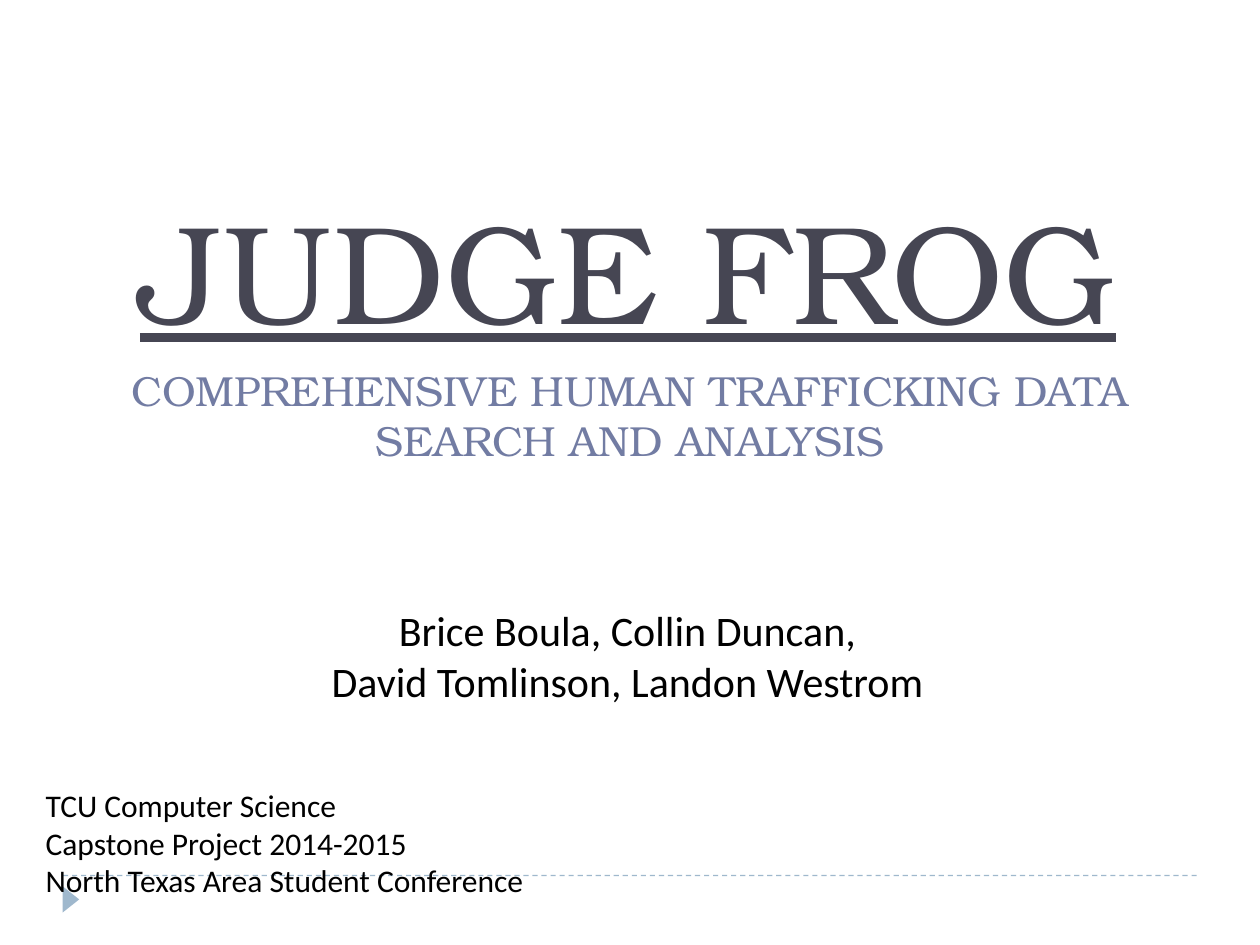
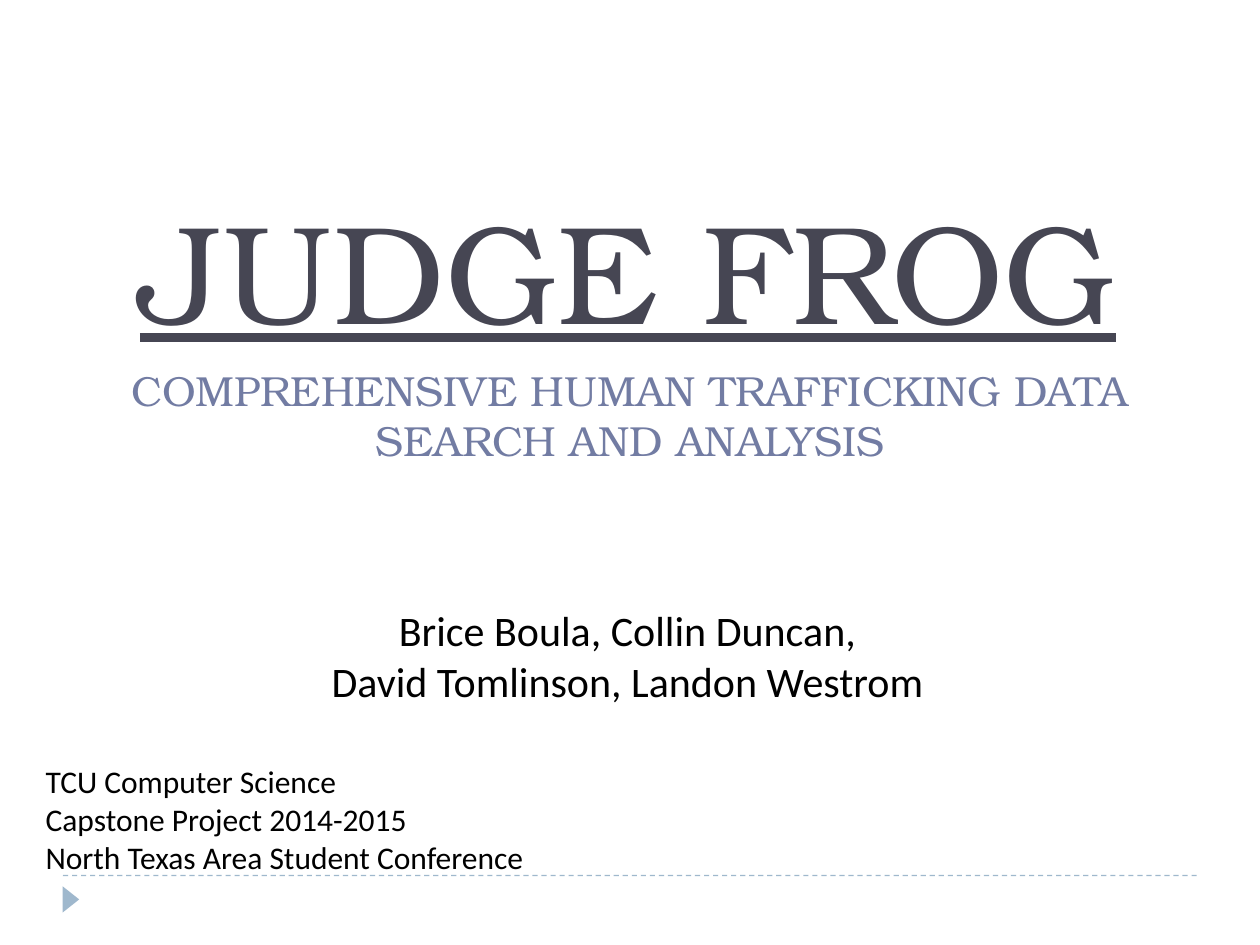
Before and after one commit to OnyxSpartanII/JudgeFrog, a slide deck: slide 1 of documentation/Project/NT_Presentation.pptx. Drawn at 1260x945 pixels with LibreOffice and Linux fonts; fonts in the diff are those of the drawing. Boxes give left, top, right and bottom in pixels: in the first picture for what was removed or moved away, otherwise in the second. Text is boxed around its words. In the diff, an @@ line names an element or a change of style, - is before the commit and + after.

```diff
--- a/documentation/Project/NT_Presentation.pptx
+++ b/documentation/Project/NT_Presentation.pptx
@@ text "TCU Computer Science": place and size @@
-text "TCU Computer Science" at box(46, 795, 523, 900)
+text "TCU Computer Science" at box(46, 771, 523, 876)
```
Also in this commit, not shown: 1 other slide changed, 2 slides added, 5 slides removed, 1 other file.
